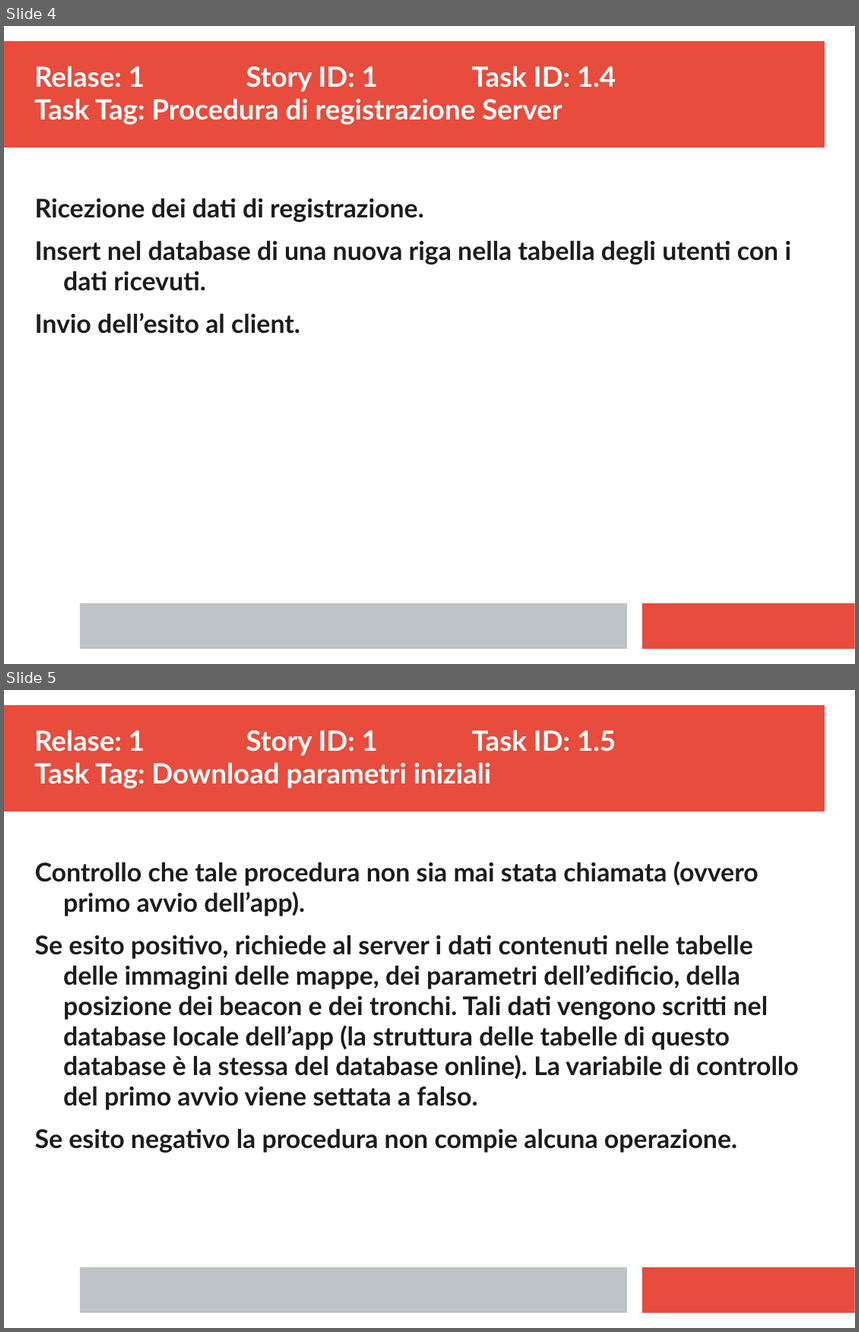
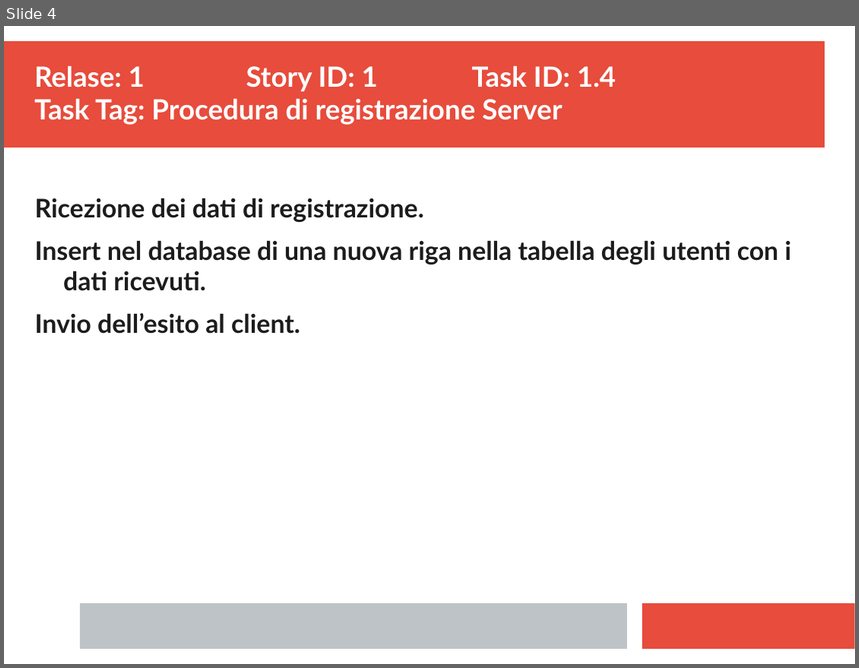
Before and after one commit to ecorradini/ProgettoIDS, a slide deck: AnalisiRequisiti/TaskGestioneUtente.ppt. Shown one above the other, each under a label of ours: slides 4 and 5 before the commit, slide 4 after it. The pictures are 859x1332 and 859x668 pixels, drawn with LibreOffice and Linux fonts; fonts in the diff are those of the drawing. Boxes give left, top, right and bottom in pixels: in the first picture for what was removed or moved away, otherwise in the second. Text is boxed around its words. In the diff, an @@ line names an element or a change of style, - is before the commit and + after.

Commit message:
modifica task card
modifica task card

```diff
--- a/AnalisiRequisiti/TaskGestioneUtente.ppt
+++ b/AnalisiRequisiti/TaskGestioneUtente.ppt
@@ slide 5 removed at <box>4,690,855,1328</box>, background #FFFFFF; not listed: 3 template elements that a slide beside it also shows @@
@@ text removed at <box>34,730,616,789</box> @@
-Relase: 1 Story ID: 1 Task ID: 1.5
-Task Tag: Download parametri iniziali
@@ text removed at <box>35,861,799,1153</box> @@
-Controllo che tale procedura non sia mai stata chiamata (ovvero primo avvio dell’app).
-Se esito positivo, richiede al server i dati contenuti nelle tabelle delle immagini delle mappe, dei parametri dell’edificio, della posizione dei beacon e dei tronchi. Tali dati vengono scritti nel database locale dell’app (la struttura delle tabelle di questo database è la stessa del database online). La variabile di controllo del primo avvio viene settata a falso.
-Se esito negativo la procedura non compie alcuna operazione.
```
Also in this commit, not shown: 2 slides changed, 1 other slide removed, 1 other file.
